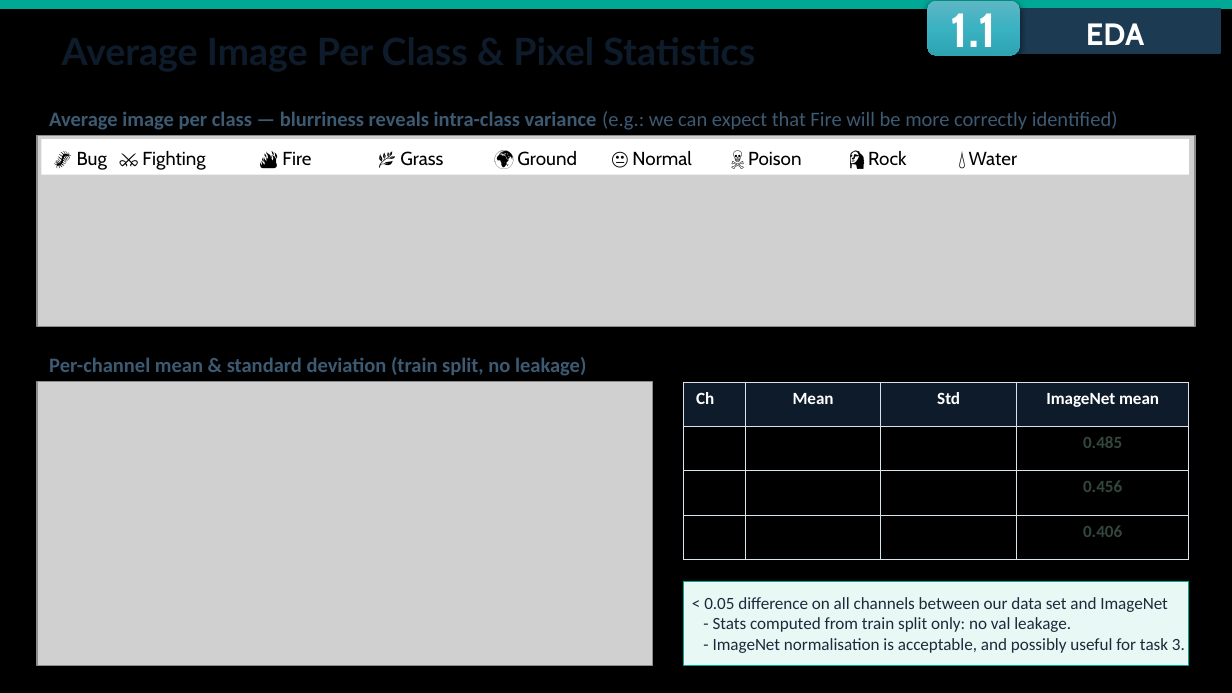
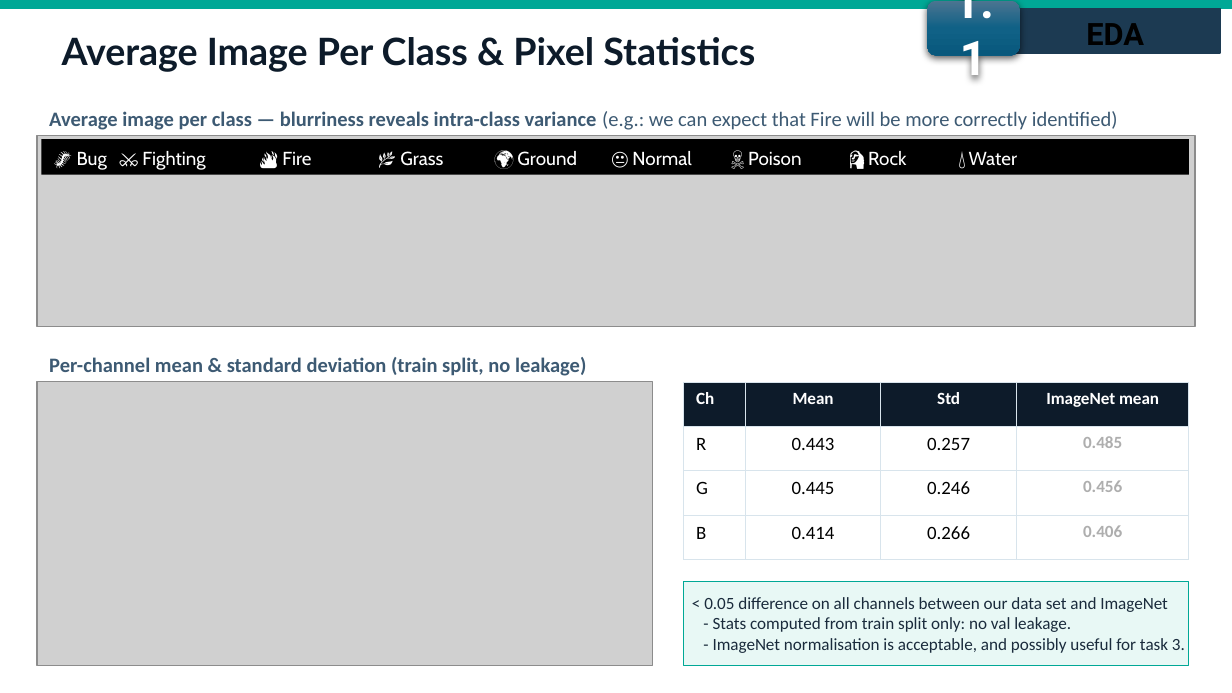
Before and after one commit to fmssilva/DL_Proj, a slide deck: slide 9 of assignment_1/task3/Task3_report.pptx. Drawn at 1232x693 pixels with LibreOffice and Linux fonts; fonts in the diff are those of the drawing; grey boxes stand for pictures. Boxes give left, top, right and bottom in pixels: in the first picture for what was removed or moved away, otherwise in the second. Text is boxed around its words. In the diff, an @@ line names an element or a change of style, - is before the commit and + after.

```diff
--- a/assignment_1/task3/Task3_report.pptx
+++ b/assignment_1/task3/Task3_report.pptx
@@ background #000000 to #FFFFFF @@
@@ rounded rectangle "1.1" at (928, 0, 1020, 55): font Cabin to Roboto; fill gradient #5FB7C5 to #3BB3C3 to #2FA3B3 to gradient #4C7591 to #106287 to #09597D @@
@@ rectangle "EDA" at (1010, 9, 1220, 53): font Cabin to Roboto, text colour #FFFFFF to #000000 @@
@@ text "DA" at (1122, 26, 1144, 45): font Cabin to Roboto @@
@@ text added at (62, 37, 755, 72), 22 pt, text #0D1B2A, bold @@
+Average Image Per Class & Pixel Statistics
@@ rectangle "🐛 Bug ⚔️ Fighting 🔥 ..." at (42, 139, 1189, 175): text colour #000000 to #FFFFFF; fill #FFFFFF to #000000 @@
@@ table at (684, 382, 1189, 559) @@
@@ text colour #34473D to #AEAEAE in "0.485", "0.456", "0.406" @@
```
Also in this commit, not shown: 61 other slides changed, 2 other files.
